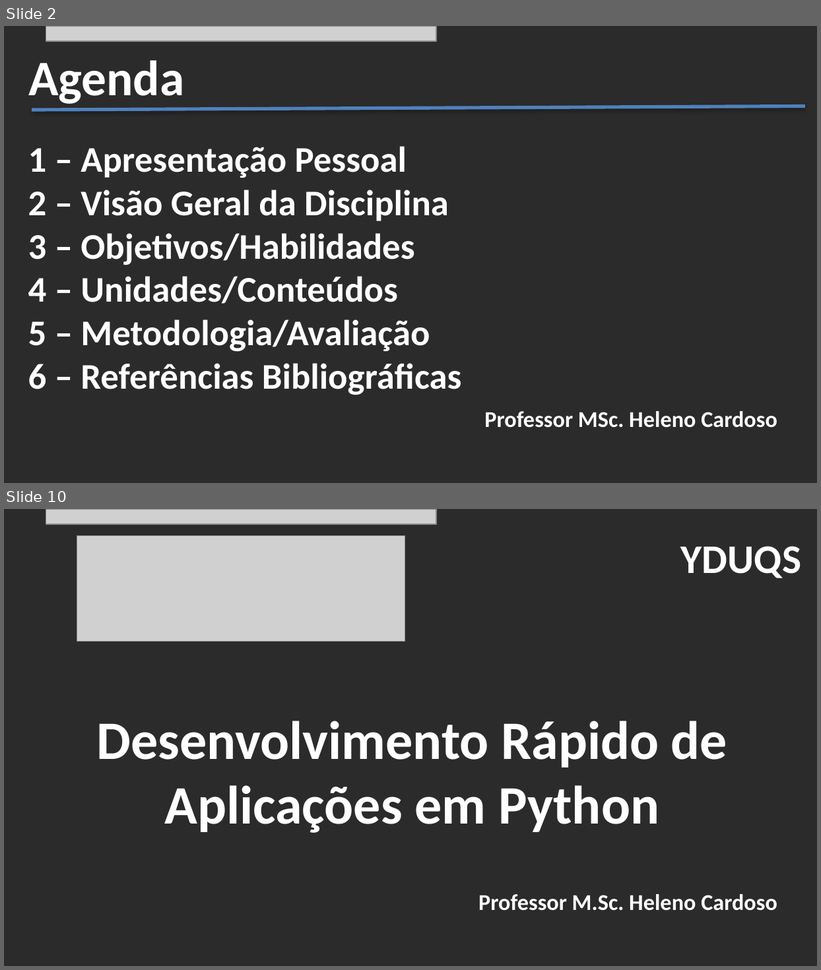
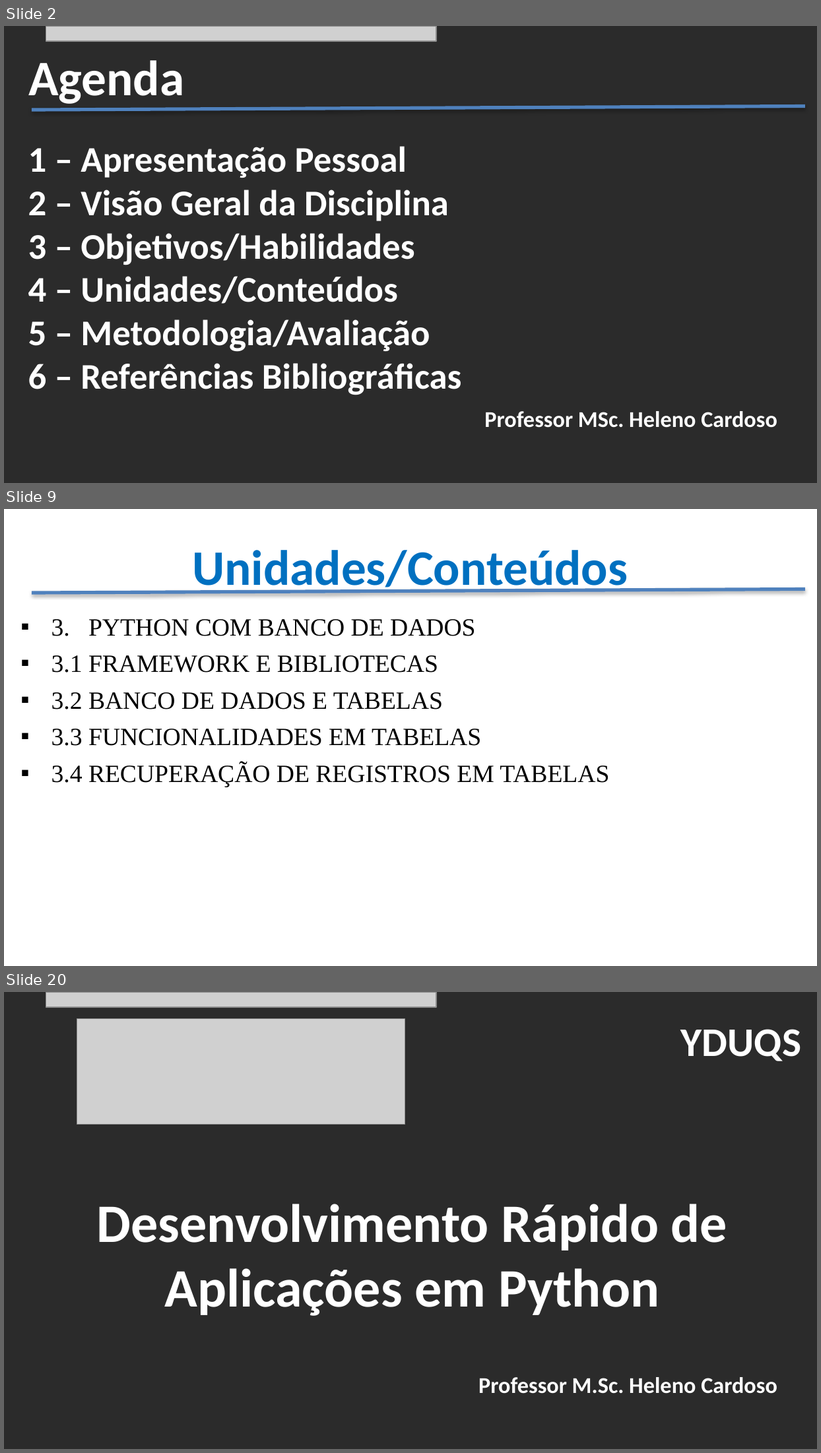
Before and after one commit to CloudEducationBrazil/WydenUniRuyPythonRAD, a slide deck: 01 Classes/Apresentação - Desenvolvimento RAD Python.pptx. Shown one above the other, each under a label of ours: slides 2 and 10 before the commit, slides 2, 9 and 20 after it; the slides between them are not shown. The pictures are 821x970 and 821x1453 pixels, drawn with LibreOffice and Linux fonts; fonts in the diff are those of the drawing; grey boxes stand for pictures; background and template pictures are left out; a plain dark background stands for a picture behind light text. Boxes give left, top, right and bottom in pixels: in the first picture for what was removed or moved away, otherwise in the second. Text is boxed around its words. In the diff, an @@ line names an element or a change of style, - is before the commit and + after.

```diff
--- a/01 Classes/Apresentação - Desenvolvimento RAD Python.pptx
+++ b/01 Classes/Apresentação - Desenvolvimento RAD Python.pptx
@@ slide 9 added at bbox=[4, 509, 817, 966], background picture (left out) @@
@@ title added at bbox=[192, 550, 628, 596], 44 pt, text #0070C0, bold @@
+Unidades/Conteúdos
@@ line added from (32, 593) to (805, 590), #4F81BD 3 pt @@
@@ text added at bbox=[52, 619, 609, 788], 22 pt, text #000000 @@
+▪ 3. PYTHON COM BANCO DE DADOS
+▪ 3.1 FRAMEWORK E BIBLIOTECAS
+▪ 3.2 BANCO DE DADOS E TABELAS
+▪ 3.3 FUNCIONALIDADES EM TABELAS
+▪ 3.4 RECUPERAÇÃO DE REGISTROS EM TABELAS
@@ what was slide 10 is now slide 20 @@
```
Also in this commit, not shown: 8 slides changed, 9 other slides added, 11 other files.
